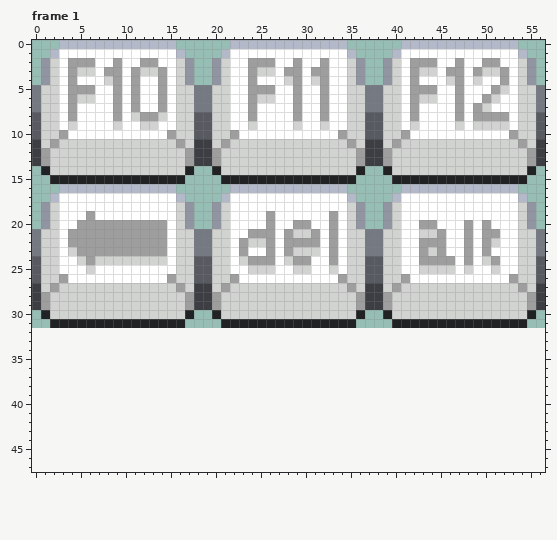
A pixel-art file gets an edit: ui/common/keyboard/keys_19x16.aseprite. The first picture shows the starting point.
57x32 pixels, 4 frames. Colours within 5 levels of each other are drawn and written as one. Shown: frame 1. The old version is drawn lined up with the new one, on the new canvas. The commit also changed other frames, which this record leaves out.
After the commit:
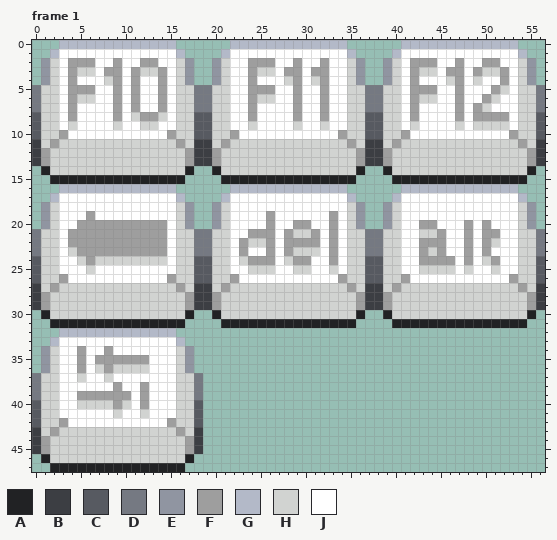
Palette (. is transparent): A #212224  B #3c3e43  C #575a61  D #757982  E #9095a1  F #9e9e9e  G #b3b9c8  H #d1d3d1  J #ffffff
The author wrote: Decreased `tab` key width by 1 px.
What changed:
canvas 57x32 -> 57x48
--- frame 1
@@ x 0..20 @@
 31 ..AAAAAAAAAAAAAAA....
-32 .....................
-33 .....................
-34 .....................
-35 .....................
-36 .....................
-37 .....................
-38 .....................
-39 .....................
-40 .....................
-41 .....................
-42 .....................
-43 .....................
-44 .....................
-45 .....................
-46 .....................
-47 .....................
+32 ...GGGGGGGGGGGGG.....
+33 ..GJJJJJJJJJJJJJG....
+34 .EHJJFJJFJJJJJJJHE...
+35 .EHJJFJFFFFFFJJJHE...
+36 .EHJJFJHFHHHHJJJHE...
+37 DHHJJHJJHJJJJJJJHHD..
+38 DHHJJJJJJFJJFJJJHHD..
+39 DHHJJFFFFFFJFJJJHHD..
+40 CHHJJHHHHFHJFJJJHHC..
+41 CHHJJJJJJHJJHJJJHHC..
+42 CHHFJJJJJJJJJJJFHHC..
+43 BHFHHHHHHHHHHHHHFHB..
+44 BFHHHHHHHHHHHHHHHFB..
+45 BFHHHHHHHHHHHHHHHFB..
+46 .AHHHHHHHHHHHHHHHA...
+47 ..AAAAAAAAAAAAAAA....
Changed places in both pictures, as pixel boxes (x1, y1, x2, y2):
added: (32, 328, 203, 472)
